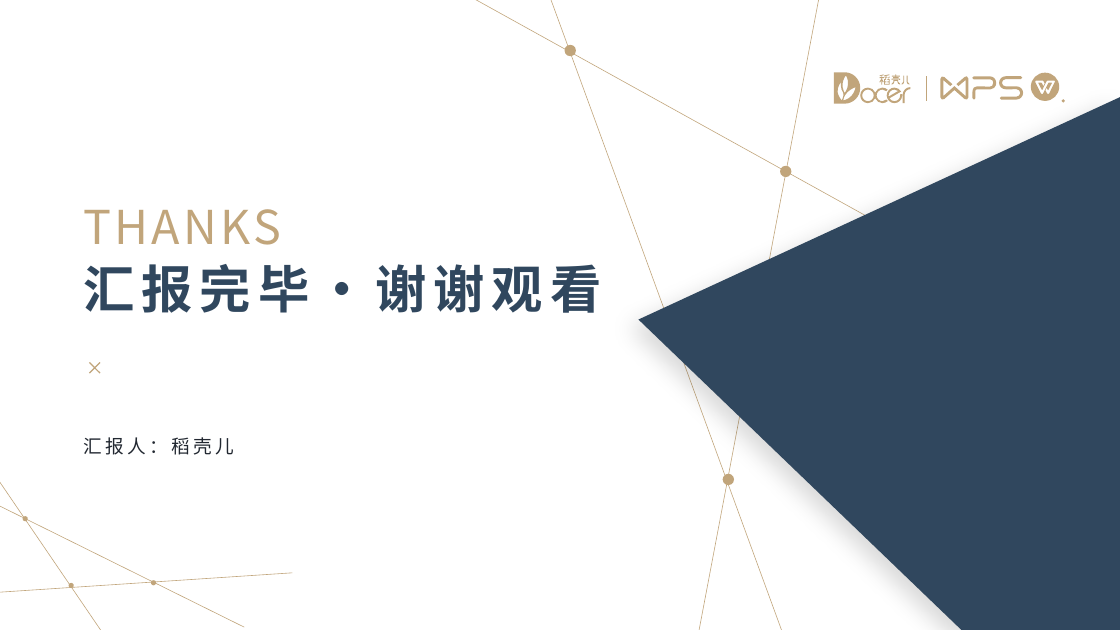
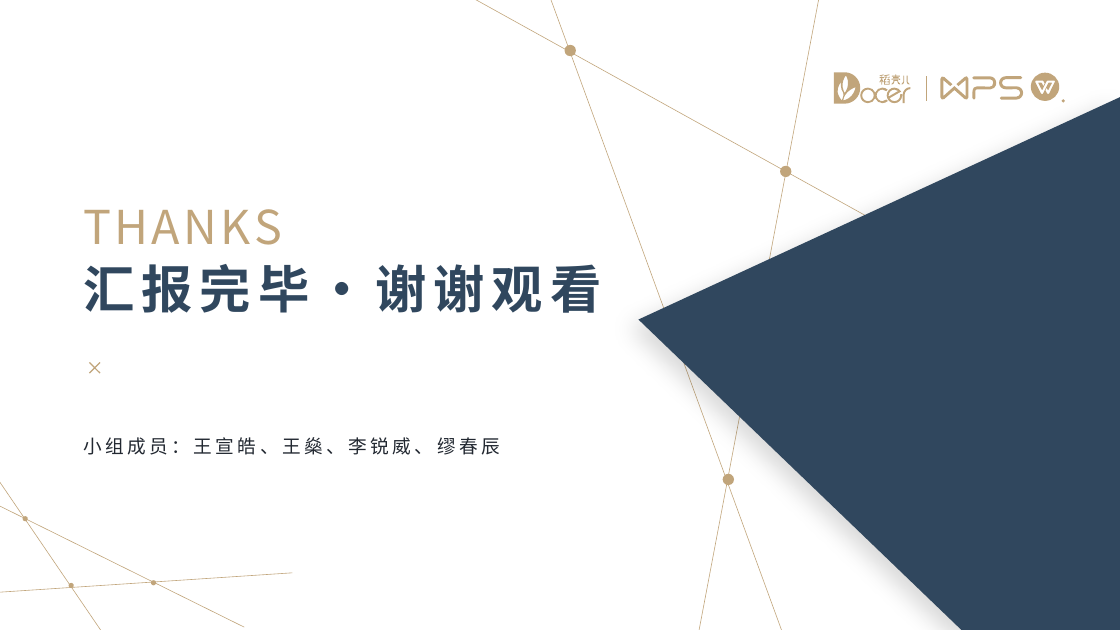
Before and after one commit to android-app-development-course/2024-Spring-Computer-1-EasyStoring, a slide deck: slide 22 of 开发文档/收纳易产品方案分析.pptx (slide 16 before the commit). Drawn at 1120x630 pixels with LibreOffice and Linux fonts; fonts in the diff are those of the drawing. Boxes give left, top, right and bottom in pixels: in the first picture for what was removed or moved away, otherwise in the second. Text is boxed around its words. In the diff, an @@ line names an element or a change of style, - is before the commit and + after.

```diff
--- a/开发文档/收纳易产品方案分析.pptx
+++ b/开发文档/收纳易产品方案分析.pptx
@@ text removed at (83, 437, 234, 455) @@
-汇报人：稻壳儿
@@ text added at (83, 437, 500, 455), 16 pt, text #222831 @@
+小组成员：王宣皓、王燊、李锐威、缪春辰
```
Also in this commit, not shown: 5 other slides changed, 16 slides added, 10 slides removed, 2 other files.
